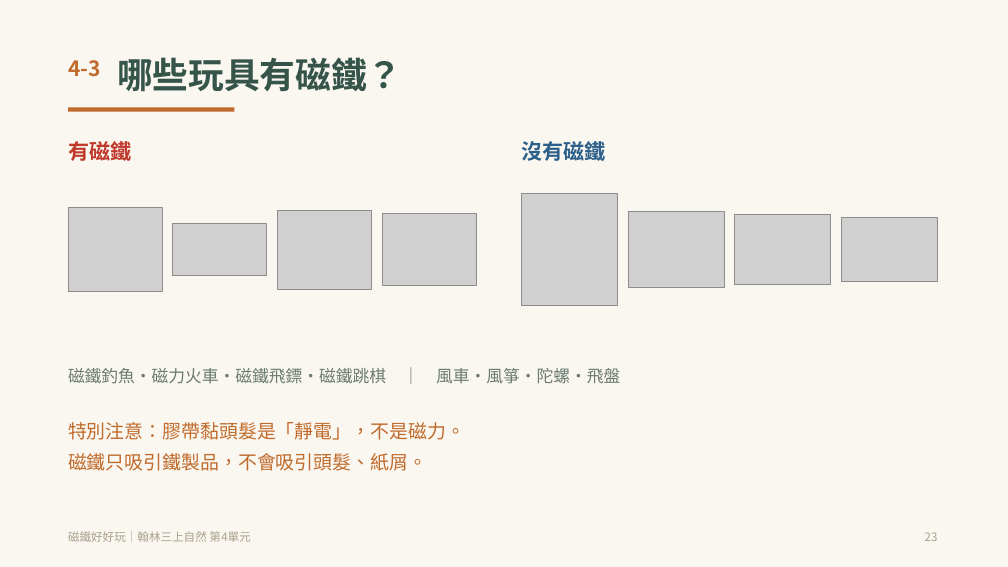
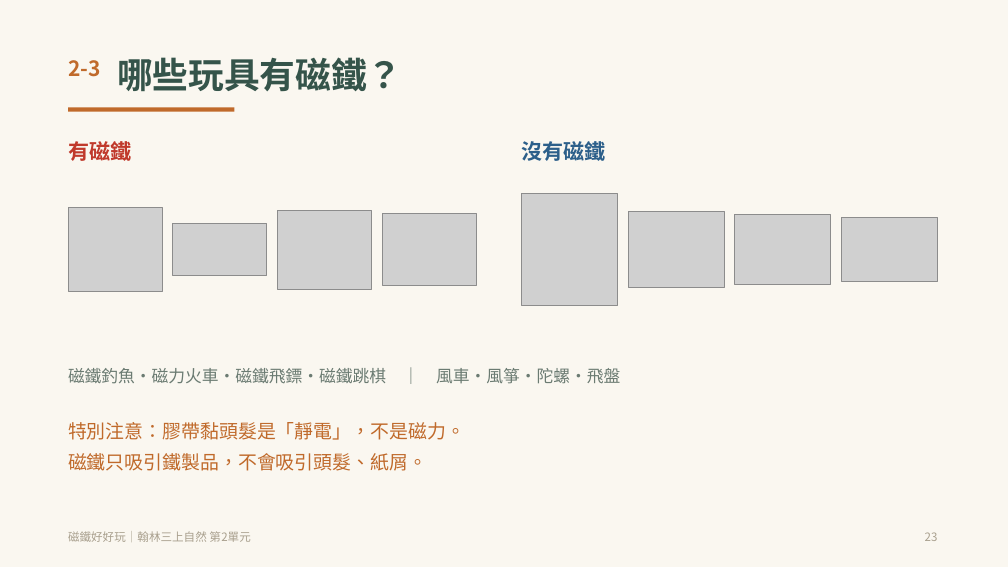
Before and after one commit to rayilin/magnets-fun, a slide deck: slide 23 of 教學網頁/downloads/磁鐵好好玩_教學簡報.pptx. Drawn at 1008x567 pixels with LibreOffice and Linux fonts; fonts in the diff are those of the drawing; grey boxes stand for pictures. Boxes give left, top, right and bottom in pixels: in the first picture for what was removed or moved away, otherwise in the second. Text is boxed around its words. In the diff, an @@ line names an element or a change of style, - is before the commit and + after.

Commit message:
修正：單元編號改為第 2 單元（翰林三上第 2 單元，素材庫亦為 02 開頭）
- 教案、簡報 24 頁、學習單 2 份、測驗卷、教學網頁全部同步
- 小節代碼 4-1／4-2／4-3 → 2-1／2-2／2-3
- 對戰伺服器標題改為磁鐵知識王

```diff
--- a/教學網頁/downloads/磁鐵好好玩_教學簡報.pptx
+++ b/教學網頁/downloads/磁鐵好好玩_教學簡報.pptx
@@ text at box(68, 60, 101, 77): text changed @@
-4-3
+2-3
@@ text at box(68, 531, 250, 542): text changed @@
-磁鐵好好玩｜翰林三上自然 第4單元
+磁鐵好好玩｜翰林三上自然 第2單元
```
Also in this commit, not shown: 23 other slides changed, 40 other files.
